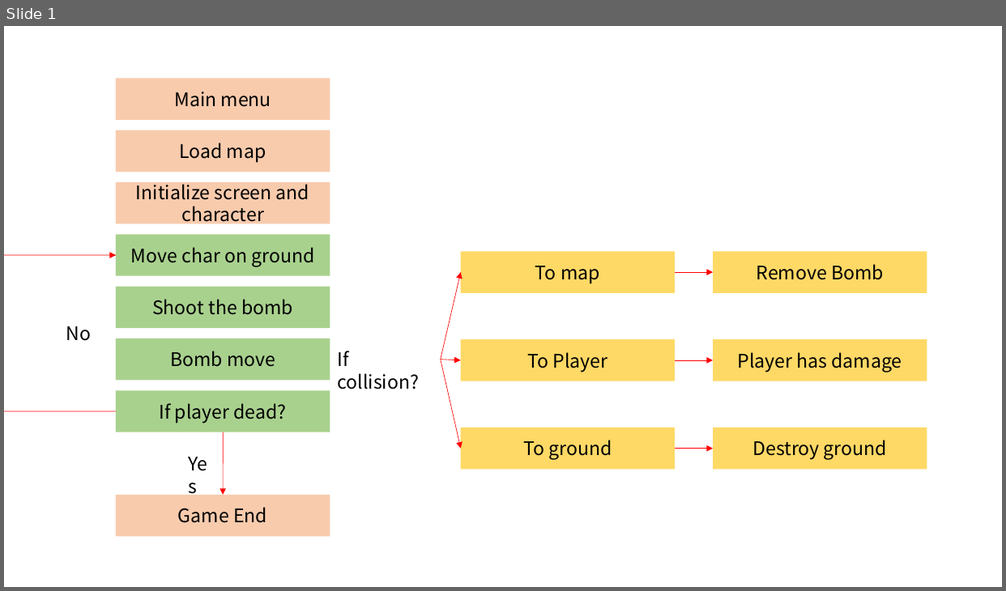
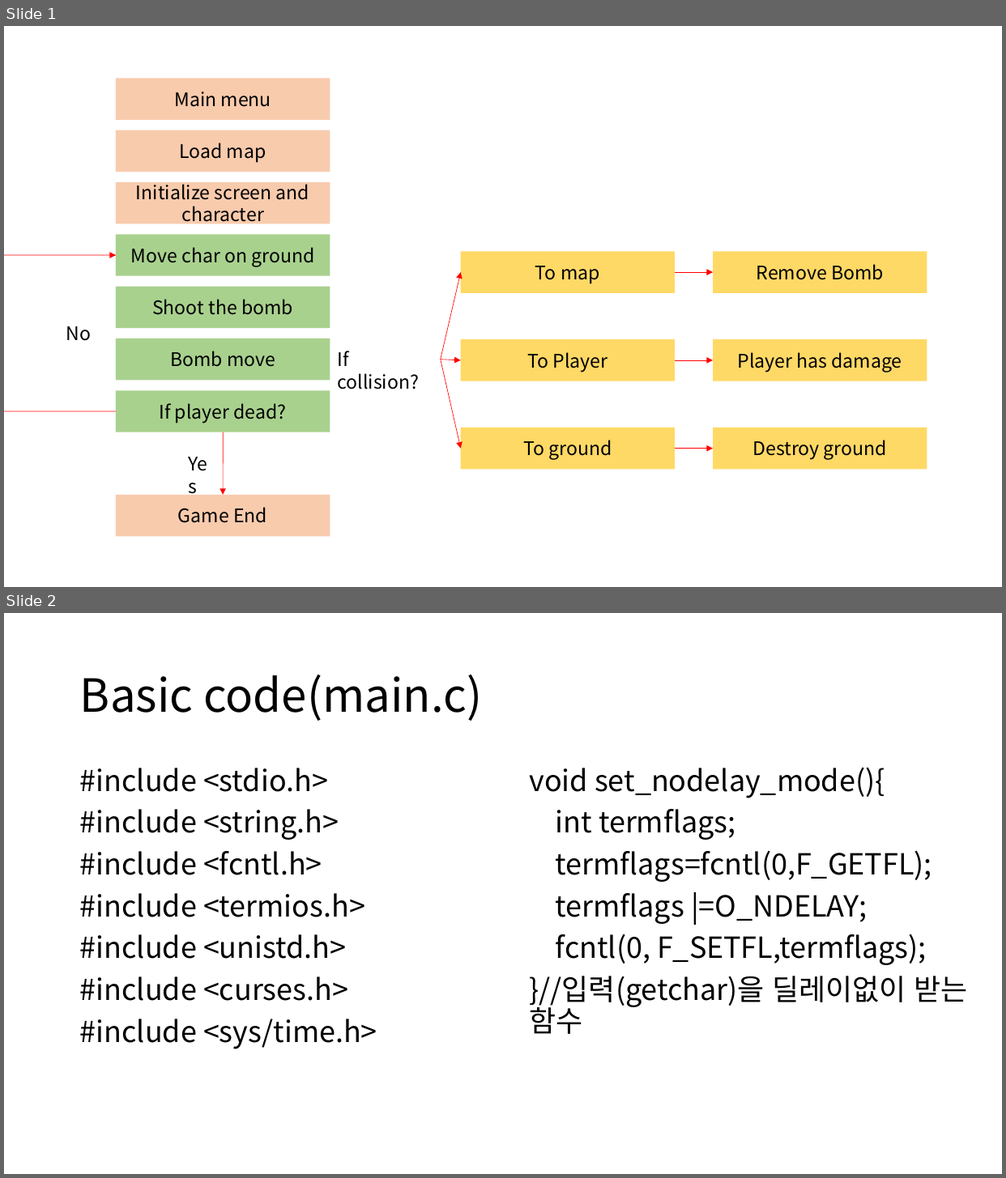
Before and after one commit to crihit/knu_blackcow, a slide deck: FlowChart.pptx. Shown one above the other, each under a label of ours: slide 1 before the commit, slides 1 and 2 after it. The pictures are 1006x591 and 1006x1178 pixels, drawn with LibreOffice and Linux fonts; fonts in the diff are those of the drawing. Boxes give left, top, right and bottom in pixels: in the first picture for what was removed or moved away, otherwise in the second. Text is boxed around its words. In the diff, an @@ line names an element or a change of style, - is before the commit and + after.

Commit message:
add Basic main.c code

```diff
--- a/FlowChart.pptx
+++ b/FlowChart.pptx
@@ slide 2 added at box(4, 613, 1002, 1174), background #FFFFFF @@
@@ title added at box(80, 675, 482, 721), 44 pt, text #000000 @@
+Basic code(main.c)
@@ text added at box(80, 768, 377, 1050), 28 pt, text #000000 @@
+#include <stdio.h>
+#include <string.h>
+#include <fcntl.h>
+#include <termios.h>
+#include <unistd.h>
+#include <curses.h>
+#include <sys/time.h>
@@ text added at box(530, 767, 968, 1034), 28 pt, text #000000 @@
+void set_nodelay_mode(){
+int termflags;
+termflags=fcntl(0,F_GETFL);
+termflags |=O_NDELAY;
+fcntl(0, F_SETFL,termflags);
+}//입력(getchar)을 딜레이없이 받는 함수
```
Also in this commit, not shown: 2 other slides added.
